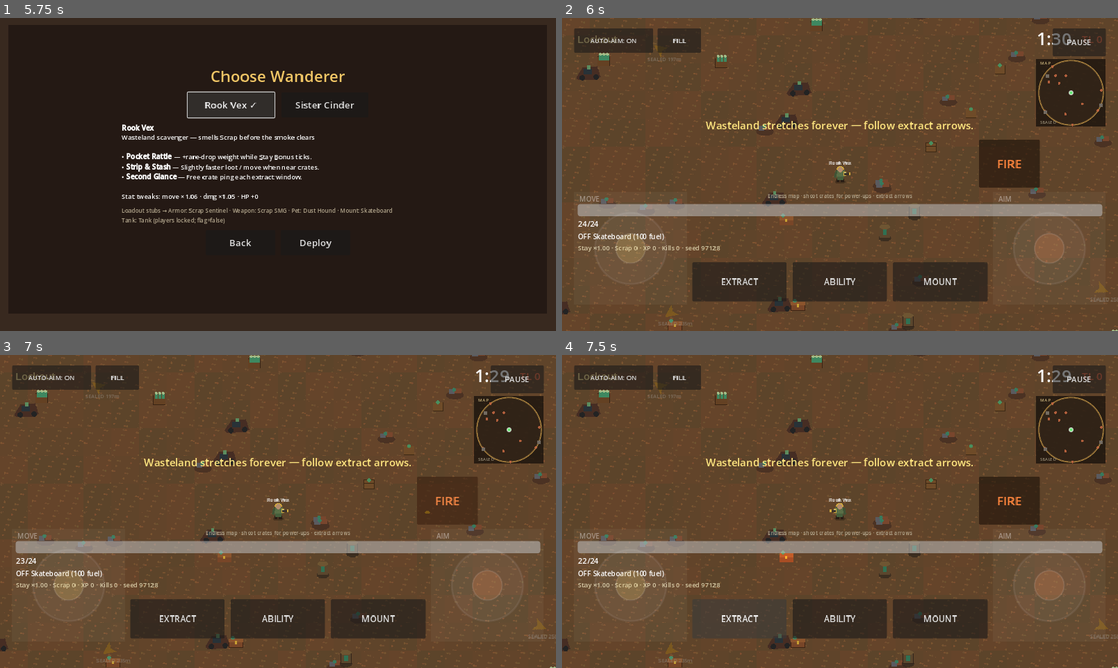
Above: before the commit, frames 1-4 (two rows, left to right).
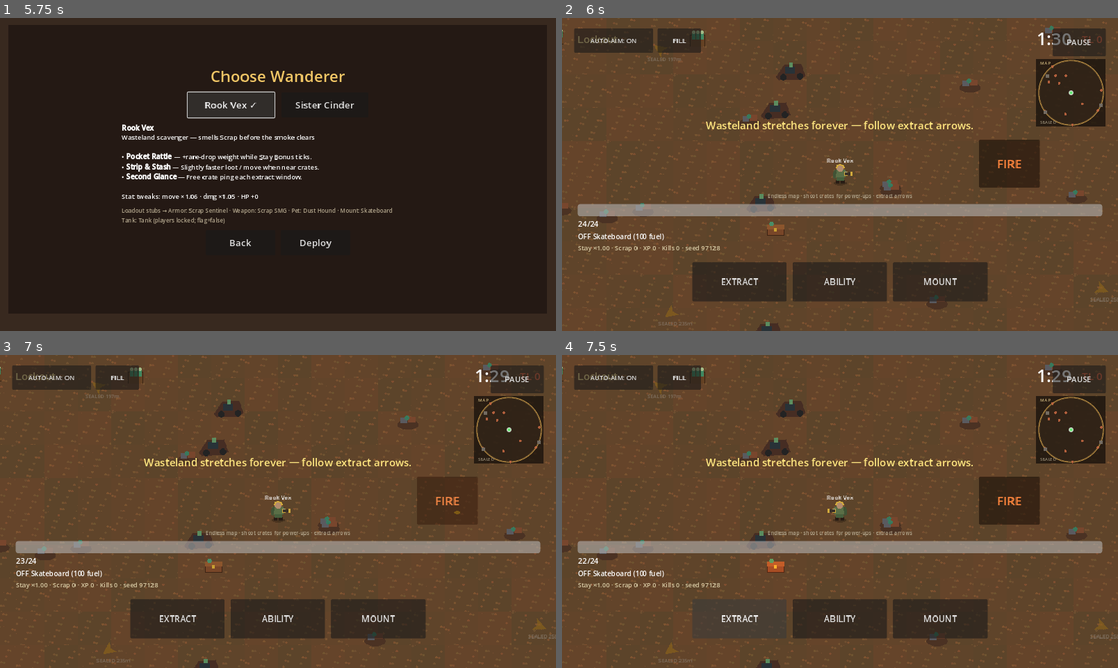
Above: after the commit, the same moments.

Repository: zwoodjr/sprite-lane
Game: Godot game, scene res://scenes/ui/main_menu.tscn
Same seed, same stepped clock (60 frames per second), same inputs: the game is played once before the commit and once after it.
Inputs:
- Up to frame 1 (5.75 s): click "Deploy" at 0.5 s; click "Easy (5 min) ✓" at 1.25 s; click "Easy (5 min) ✓" at 2 s; click "Next: Character" at 2.75 s; click "Rook Vex ✓" at 3.5 s; click "Sister Cinder" at 4.25 s; click "Rook Vex" at 5 s
- Up to frame 2 (6 s): click "Deploy" at 5.75 s
- Up to frame 3 (7 s): click "FIRE" at 6.5 s
- Up to frame 4 (7.5 s): click "EXTRACT" at 7.25 s

Frame 1 is identical in both runs. In frame 2, 6.8% of the frame differs, in the area x 0-100%, y 0-100%; in frame 3, 6.8%; in frame 4, 6.9%.

Commit message:
Floating twin sticks, rarer power-ups, closer camera
Replace fixed stick pads with finger-down origins (left half move,
right half aim), cut breakable/power-up frequency to ~1/5 with a
smaller pool, zoom camera to 1.2x, and document Xogot Play chrome.

Co-authored-by: zwoodjr <zwoodjr@gmail.com>

Diff:
--- a/game/scenes/entities/player.tscn
+++ b/game/scenes/entities/player.tscn
@@ -27,6 +27,7 @@
 shape = SubResource("CircleShape2D_1")
 
 [node name="Camera2D" type="Camera2D" parent="."]
+zoom = Vector2(1.2, 1.2)
 position_smoothing_enabled = true
 position_smoothing_speed = 8.0
 
--- a/game/scenes/ui/touch_controls.tscn
+++ b/game/scenes/ui/touch_controls.tscn
@@ -1,7 +1,7 @@
 [gd_scene load_steps=3 format=3 uid="uid://wanderer_touch"]
 
 [ext_resource type="Script" path="res://scripts/ui/touch_controls.gd" id="1_touch"]
-[ext_resource type="Script" path="res://scripts/ui/virtual_stick.gd" id="2_stick"]
+[ext_resource type="Script" path="res://scripts/ui/stick_draw.gd" id="2_draw"]
 
 [node name="TouchControls" type="CanvasLayer"]
 layer = 20
@@ -16,47 +16,15 @@
 grow_vertical = 2
 mouse_filter = 2
 
-[node name="LeftStick" type="Control" parent="Root"]
+[node name="StickDraw" type="Control" parent="Root"]
 layout_mode = 1
-anchors_preset = 2
-anchor_top = 1.0
-anchor_bottom = 1.0
-offset_left = 8.0
-offset_top = -280.0
-offset_right = 268.0
-offset_bottom = -20.0
-grow_vertical = 0
-script = ExtResource("2_stick")
-stick_radius = 82.0
-knob_radius = 34.0
-deadzone = 0.16
-response_power = 1.2
-idle_alpha = 0.2
-active_alpha = 0.95
-label_text = "MOVE"
-
-[node name="RightStick" type="Control" parent="Root"]
-layout_mode = 1
-anchors_preset = 3
-anchor_left = 1.0
-anchor_top = 1.0
+anchors_preset = 15
 anchor_right = 1.0
 anchor_bottom = 1.0
-offset_left = -268.0
-offset_top = -280.0
-offset_right = -8.0
-offset_bottom = -20.0
-grow_horizontal = 0
-grow_vertical = 0
-script = ExtResource("2_stick")
-stick_radius = 82.0
-knob_radius = 34.0
-deadzone = 0.14
-response_power = 1.45
-idle_alpha = 0.2
-active_alpha = 0.95
-knob_color = Color(0.92, 0.55, 0.32, 1)
-label_text = "AIM"
+grow_horizontal = 2
+grow_vertical = 2
+mouse_filter = 2
+script = ExtResource("2_draw")
 
 [node name="FireBtn" type="Button" parent="Root"]
 layout_mode = 1
--- a/game/scripts/data/powerup_defs.gd
+++ b/game/scripts/data/powerup_defs.gd
@@ -1,16 +1,14 @@
 class_name PowerupDefs
 extends RefCounted
 
-## Temporary buff pool — timed, not permanent unlocks.
+## Small rare pool — temporary buffs only (not permanent unlocks).
+## Trimmed from a larger set so drops stay meaningful.
 
 const POOL := [
-	{"id": "speed", "name": "Dust Wake", "duration": 12.0, "color": Color(0.35, 0.75, 0.4), "sprite": "res://assets/sprites/pickups/speed.png"},
-	{"id": "damage", "name": "Scrap Teeth", "duration": 12.0, "color": Color(0.85, 0.35, 0.25), "sprite": "res://assets/sprites/pickups/damage.png"},
-	{"id": "rapid", "name": "Hot Bolt", "duration": 10.0, "color": Color(0.9, 0.7, 0.25), "sprite": "res://assets/sprites/pickups/rapid.png"},
-	{"id": "shield", "name": "Copper Guard", "duration": 10.0, "color": Color(0.35, 0.55, 0.9), "sprite": "res://assets/sprites/pickups/shield.png"},
+	{"id": "speed", "name": "Dust Wake", "duration": 10.0, "color": Color(0.35, 0.75, 0.4), "sprite": "res://assets/sprites/pickups/speed.png"},
+	{"id": "damage", "name": "Scrap Teeth", "duration": 10.0, "color": Color(0.85, 0.35, 0.25), "sprite": "res://assets/sprites/pickups/damage.png"},
+	{"id": "shield", "name": "Copper Guard", "duration": 8.0, "color": Color(0.35, 0.55, 0.9), "sprite": "res://assets/sprites/pickups/shield.png"},
 	{"id": "heal", "name": "Field Draught+", "duration": 0.1, "color": Color(0.3, 0.85, 0.5), "sprite": "res://assets/sprites/pickups/heal.png", "instant_heal": 35.0},
-	{"id": "magnet", "name": "Scrap Magnet", "duration": 14.0, "color": Color(0.75, 0.6, 0.25), "sprite": "res://assets/sprites/pickups/magnet.png"},
-	{"id": "quiet", "name": "Soft Steps", "duration": 12.0, "color": Color(0.55, 0.55, 0.7), "sprite": "res://assets/sprites/pickups/quiet.png"},
 ]
 
 
--- a/game/scripts/entities/breakable.gd
+++ b/game/scripts/entities/breakable.gd
@@ -8,7 +8,7 @@
 const PickupScene := preload("res://scenes/entities/powerup_pickup.tscn")
 
 @export var max_hp: float = 24.0
-@export var drop_chance: float = 0.72
+@export var drop_chance: float = 0.65 ## with ~⅕ spawn density ≈ rare finds overall
 
 var hp: float = 24.0
 var kind: String = "crate"
--- /dev/null
+++ b/game/scripts/ui/stick_draw.gd
@@ -0,0 +1,10 @@
+extends Control
+
+## Full-screen IGNORE overlay — only draws floating sticks (paint from host).
+
+var host: Node = null
+
+
+func _draw() -> void:
+	if host and host.has_method("paint_sticks"):
+		host.paint_sticks(self)
--- a/game/scripts/ui/touch_controls.gd
+++ b/game/scripts/ui/touch_controls.gd
@@ -1,13 +1,19 @@
 extends CanvasLayer
 
-## Phone layout: left MOVE stick · right AIM stick · big FIRE · action row.
-## Root ignores mouse so empty space never steals world/camera touches.
+## Twin-stick mobile UX: floating sticks under the finger.
+## Left half of screen → MOVE (origin = touch-down). Right half → AIM.
+## Lift → hide/reset. Multi-touch independent.
+## Uses _unhandled_input so Buttons still receive taps first.
 
 const MobileLayout = preload("res://scripts/ui/mobile_layout.gd")
 
+@export var stick_radius: float = 88.0
+@export var knob_radius: float = 36.0
+@export var deadzone: float = 0.14
+@export var response_power: float = 1.25
+
 @onready var root: Control = $Root
-@onready var left_stick: Control = $Root/LeftStick
-@onready var right_stick: Control = $Root/RightStick
+@onready var stick_draw: Control = $Root/StickDraw
 @onready var btn_fire: Button = $Root/FireBtn
 @onready var btn_extract: Button = $Root/Actions/ExtractBtn
 @onready var btn_ability: Button = $Root/Actions/AbilityBtn
@@ -16,16 +22,30 @@
 @onready var btn_auto: Button = $Root/AutoAimBtn
 @onready var btn_fill: Button = $Root/FillBtn
 
+var _move_id: int = -1
+var _move_origin: Vector2 = Vector2.ZERO
+var _move_knob: Vector2 = Vector2.ZERO
+var _move_vec: Vector2 = Vector2.ZERO
+var _move_ghost: Vector2 = Vector2.ZERO
+var _move_active: bool = false
+
+var _aim_id: int = -1
+var _aim_origin: Vector2 = Vector2.ZERO
+var _aim_knob: Vector2 = Vector2.ZERO
+var _aim_vec: Vector2 = Vector2.ZERO
+var _aim_ghost: Vector2 = Vector2.ZERO
+var _aim_active: bool = false
+
 
 func _ready() -> void:
 	layer = 20
 	root.mouse_filter = Control.MOUSE_FILTER_IGNORE
+	stick_draw.mouse_filter = Control.MOUSE_FILTER_IGNORE
+	stick_draw.set_anchors_and_offsets_preset(Control.PRESET_FULL_RECT)
+	stick_draw.set("host", self)
 	_style_buttons()
 	_apply_safe()
 	visible = true
-	left_stick.stick_changed.connect(_on_left_stick)
-	right_stick.stick_changed.connect(_on_right_stick)
-	## Hold-to-fire (button_down / button_up) — more reliable than pressed for thumbs
 	btn_fire.button_down.connect(func() -> void: TouchInput.set_fire_held(true))
 	btn_fire.button_up.connect(func() -> void: TouchInput.set_fire_held(false))
 	btn_extract.pressed.connect(func() -> void: TouchInput.pulse_extract())
@@ -55,20 +75,121 @@
 	var m := MobileLayout.control_safe_margin()
 	var win := DisplayServer.window_get_size()
 	root.set_anchors_and_offsets_preset(Control.PRESET_FULL_RECT)
-	## Pad controls only — do not shrink the game world
 	root.offset_left = m.position.x
 	root.offset_top = m.position.y
 	root.offset_right = -(win.x - (m.position.x + m.size.x))
 	root.offset_bottom = -(win.y - (m.position.y + m.size.y))
 
 
-func _on_left_stick(v: Vector2, _active: bool) -> void:
-	TouchInput.set_move(v)
-
-
-func _on_right_stick(v: Vector2, _active: bool) -> void:
-	## Aim only — fire is the FIRE button (or stick+fire legacy off)
-	TouchInput.set_aim(v, false)
+func _unhandled_input(event: InputEvent) -> void:
+	## Prefer ScreenTouch/Drag (includes mouse→touch emulation from project settings).
+	if event is InputEventScreenTouch:
+		var st := event as InputEventScreenTouch
+		if st.pressed:
+			_begin_touch(st.index, st.position)
+		else:
+			_end_touch(st.index)
+		get_viewport().set_input_as_handled()
+	elif event is InputEventScreenDrag:
+		var sd := event as InputEventScreenDrag
+		_drag_touch(sd.index, sd.position)
+		get_viewport().set_input_as_handled()
+
+
+func _begin_touch(index: int, screen_pos: Vector2) -> void:
+	var half := get_viewport().get_visible_rect().size.x * 0.5
+	if screen_pos.x < half:
+		if _move_id >= 0:
+			return
+		_move_id = index
+		_move_origin = screen_pos
+		_move_knob = screen_pos
+		_move_ghost = screen_pos
+		_move_active = true
+		_move_vec = Vector2.ZERO
+		TouchInput.set_move(Vector2.ZERO)
+	else:
+		if _aim_id >= 0:
+			return
+		_aim_id = index
+		_aim_origin = screen_pos
+		_aim_knob = screen_pos
+		_aim_ghost = screen_pos
+		_aim_active = true
+		_aim_vec = Vector2.ZERO
+		TouchInput.set_aim(Vector2.ZERO, false)
+	stick_draw.queue_redraw()
+
+
+func _drag_touch(index: int, screen_pos: Vector2) -> void:
+	if index == _move_id:
+		var delta := screen_pos - _move_origin
+		if delta.length() > stick_radius * 1.35:
+			_move_origin = screen_pos - delta.limit_length(stick_radius)
+		_move_vec = _vector_from(_move_origin, screen_pos)
+		_move_knob = _move_origin + _move_vec.limit_length(1.0) * stick_radius
+		TouchInput.set_move(_move_vec)
+	elif index == _aim_id:
+		var delta2 := screen_pos - _aim_origin
+		if delta2.length() > stick_radius * 1.35:
+			_aim_origin = screen_pos - delta2.limit_length(stick_radius)
+		_aim_vec = _vector_from(_aim_origin, screen_pos)
+		_aim_knob = _aim_origin + _aim_vec.limit_length(1.0) * stick_radius
+		TouchInput.set_aim(_aim_vec, false)
+	stick_draw.queue_redraw()
+
+
+func _end_touch(index: int) -> void:
+	if index == _move_id:
+		_move_ghost = _move_origin
+		_move_id = -1
+		_move_active = false
+		_move_vec = Vector2.ZERO
+		TouchInput.set_move(Vector2.ZERO)
+	elif index == _aim_id:
+		_aim_ghost = _aim_origin
+		_aim_id = -1
+		_aim_active = false
+		_aim_vec = Vector2.ZERO
+		TouchInput.set_aim(Vector2.ZERO, false)
+	stick_draw.queue_redraw()
+
+
+func _vector_from(origin: Vector2, tip: Vector2) -> Vector2:
+	var delta := tip - origin
+	if delta.length() > stick_radius:
+		delta = delta.limit_length(stick_radius)
+	var raw := delta / stick_radius
+	var mag := raw.length()
+	if mag < deadzone:
+		return Vector2.ZERO
+	var t := (mag - deadzone) / (1.0 - deadzone)
+	t = pow(clampf(t, 0.0, 1.0), response_power)
+	return raw.normalized() * t
+
+
+## Called from StickDraw._draw() — must use c.draw_* on that control.
+func paint_sticks(c: Control) -> void:
+	var origin_offset := c.get_global_transform_with_canvas().origin
+	if not _move_active and _move_ghost != Vector2.ZERO:
+		_paint_one(c, _move_ghost - origin_offset, _move_ghost - origin_offset, false, Color(0.85, 0.9, 0.7), 0.14)
+	if not _aim_active and _aim_ghost != Vector2.ZERO:
+		_paint_one(c, _aim_ghost - origin_offset, _aim_ghost - origin_offset, false, Color(0.95, 0.55, 0.35), 0.14)
+	if _move_active:
+		_paint_one(c, _move_origin - origin_offset, _move_knob - origin_offset, true, Color(0.85, 0.9, 0.7), 0.92)
+	if _aim_active:
+		_paint_one(c, _aim_origin - origin_offset, _aim_knob - origin_offset, true, Color(0.95, 0.55, 0.35), 0.95)
+
+
+func _paint_one(c: Control, origin: Vector2, knob: Vector2, active: bool, tint: Color, alpha: float) -> void:
+	var fill := Color(tint.r, tint.g, tint.b, alpha * 0.25)
+	var ring := Color(tint.r, tint.g, tint.b, alpha * 0.5)
+	var knob_col := Color(tint.r, tint.g, tint.b, alpha)
+	c.draw_circle(origin, stick_radius, fill)
+	c.draw_arc(origin, stick_radius, 0.0, TAU, 64, ring, 3.0, true)
+	var k := knob if active else origin
+	c.draw_circle(k, knob_radius, knob_col)
+	c.draw_arc(k, knob_radius, 0.0, TAU, 32, Color(1, 1, 1, alpha * 0.45), 2.0, true)
 
 
 func _toggle_auto_aim() -> void:
--- a/game/scripts/world/wasteland_world.gd
+++ b/game/scripts/world/wasteland_world.gd
@@ -150,8 +150,8 @@
 		sp.centered = true
 		sp.z_index = 0
 		chunk.add_child(sp)
-	## Destructible crates / drums / chests / vial crates
-	var breaks := 2 + (h % 4)
+	## Destructible crates — sparse (~⅕ prior density). Power-ups are rare finds.
+	var breaks := 1 if (h % 10) < 7 else 0
 	for i in range(breaks):
 		var ph := _hash2(coord.x, coord.y, 500 + i)
 		var br: StaticBody2D = BreakableScene.instantiate()
Not shown, changed: game/MVP_STATUS.md
Not shown, changed: game/README.md
